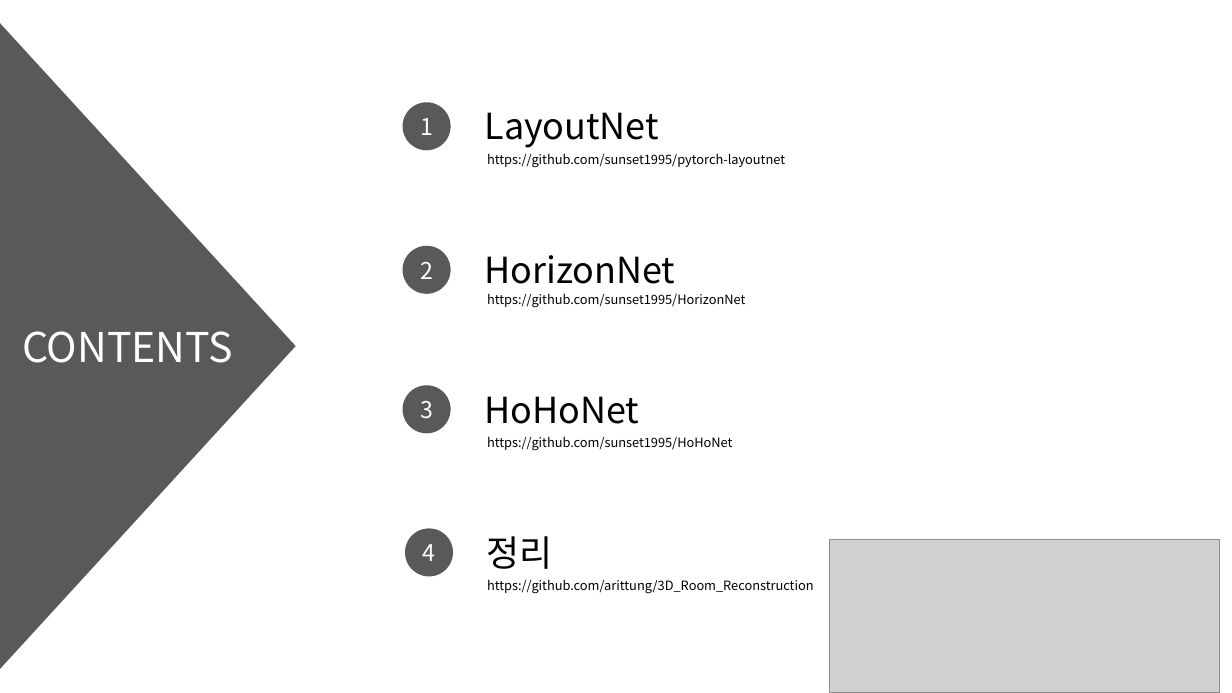
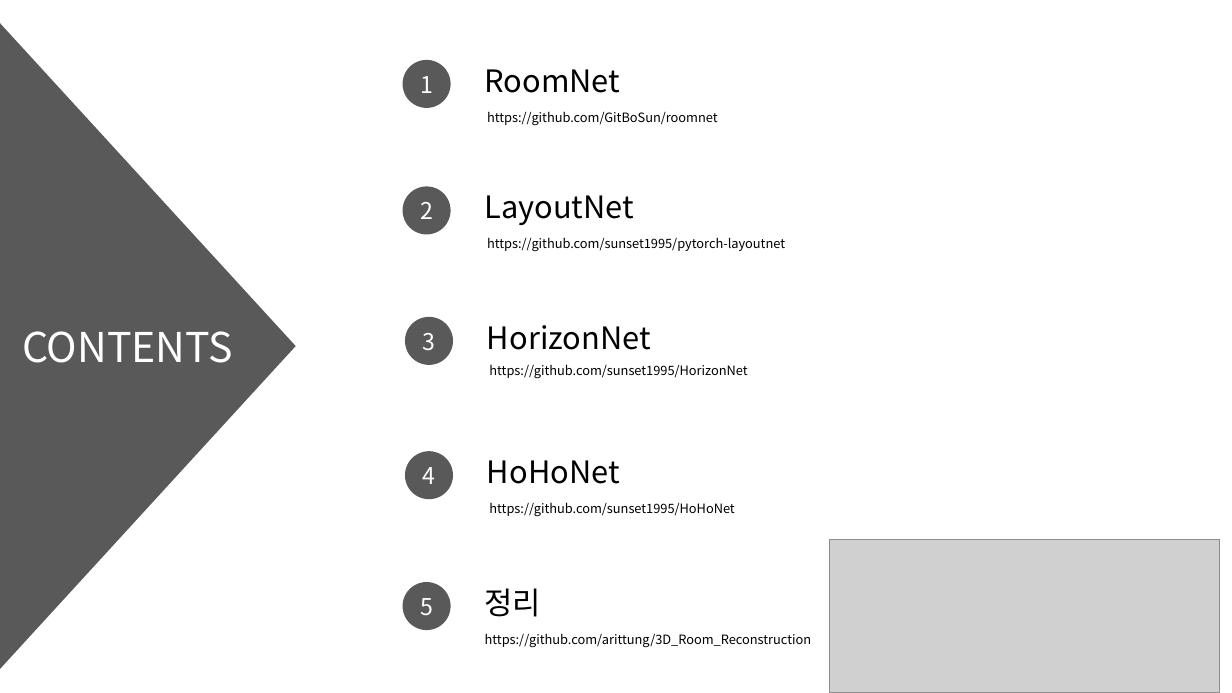
Before and after one commit to arittung/3D_Room_Layout_estimation, a slide deck: slide 2 of LayoutNet-HorizonNet-HoHoNet 정리.pptx. Drawn at 1232x693 pixels with LibreOffice and Linux fonts; fonts in the diff are those of the drawing; grey boxes stand for pictures. Boxes give left, top, right and bottom in pixels: in the first picture for what was removed or moved away, otherwise in the second. Text is boxed around its words. In the diff, an @@ line names an element or a change of style, - is before the commit and + after.

Commit message:
add layoutnet 정리

```diff
--- a/LayoutNet-HorizonNet-HoHoNet 정리.pptx
+++ b/LayoutNet-HorizonNet-HoHoNet 정리.pptx
@@ ellipse "1": place and size @@
-ellipse "1" at bbox=[403, 103, 451, 151]
+ellipse "1" at bbox=[403, 60, 451, 108]
@@ text added at bbox=[485, 69, 621, 93], 24 pt, text #000000 @@
+RoomNet
@@ text added at bbox=[487, 111, 718, 125], 10 pt, text #000000 @@
+https://github.com/GitBoSun/roomnet
@@ ellipse "2": place and size @@
-ellipse "2" at bbox=[403, 246, 451, 294]
+ellipse "2" at bbox=[403, 187, 451, 235]
@@ size 28 to 24 pt in 4 elements at bbox=[485, 588, 542, 617], bbox=[487, 460, 620, 484], bbox=[487, 325, 651, 350], bbox=[485, 195, 635, 225] @@
@@ text "LayoutNet": place and size @@
-text "LayoutNet" at bbox=[485, 112, 659, 148]
+text "LayoutNet" at bbox=[485, 195, 635, 225]
@@ text "https://github.com/sunset1995/pytorch-layoutnet": place and size @@
-text "https://github.com/sunset1995/pytorch-layoutnet" at bbox=[487, 153, 785, 167]
+text "https://github.com/sunset1995/pytorch-layoutnet" at bbox=[487, 237, 785, 251]
@@ ellipse "3": place and size @@
-ellipse "3" at bbox=[403, 385, 451, 433]
+ellipse "3" at bbox=[405, 317, 453, 365]
@@ text "HorizonNet": place and size @@
-text "HorizonNet" at bbox=[485, 255, 676, 284]
+text "HorizonNet" at bbox=[487, 325, 651, 350]
@@ text "https://github.com/sunset1995/HorizonNet": place and size @@
-text "https://github.com/sunset1995/HorizonNet" at bbox=[487, 293, 745, 307]
+text "https://github.com/sunset1995/HorizonNet" at bbox=[489, 364, 747, 379]
@@ text "HoHoNet": place and size @@
-text "HoHoNet" at bbox=[485, 396, 640, 424]
+text "HoHoNet" at bbox=[487, 460, 620, 484]
@@ ellipse "4": place and size @@
-ellipse "4" at bbox=[405, 529, 453, 577]
+ellipse "4" at bbox=[405, 451, 453, 499]
@@ text "https://github.com/sunset1995/HoHoNet": place and size @@
-text "https://github.com/sunset1995/HoHoNet" at bbox=[487, 436, 732, 450]
+text "https://github.com/sunset1995/HoHoNet" at bbox=[489, 502, 734, 517]
@@ ellipse added at bbox=[403, 582, 451, 630], fill #595959, 18 pt, text #FFFFFF @@
+5
@@ text "정리": place and size @@
-text "정리" at bbox=[487, 536, 553, 569]
+text "정리" at bbox=[485, 588, 542, 617]
@@ text "https://github.com/arittung/3D_Room_Reconstruction": place and size @@
-text "https://github.com/arittung/3D_Room_Reconstruction" at bbox=[487, 579, 814, 594]
+text "https://github.com/arittung/3D_Room_Reconstruction" at bbox=[485, 633, 812, 648]
```
Also in this commit, not shown: 15 other slides changed, 12 slides added, 2 other files.
